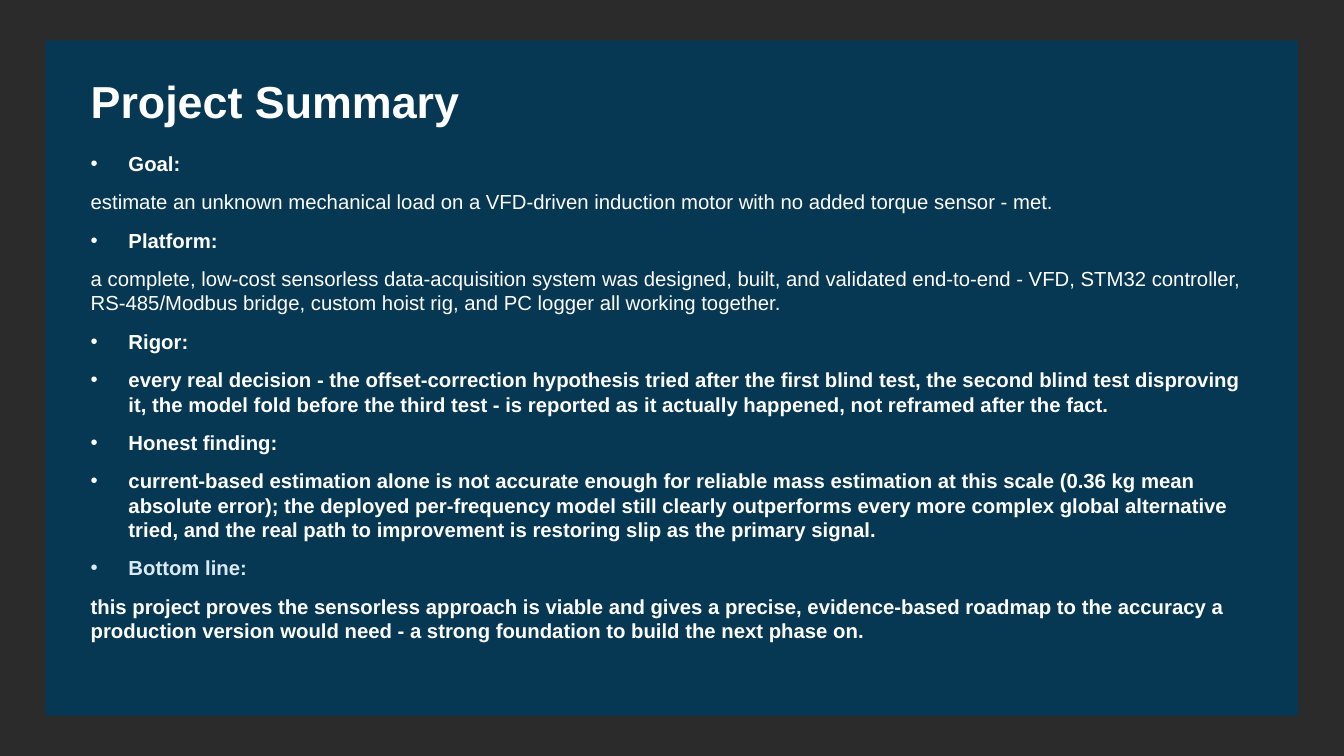
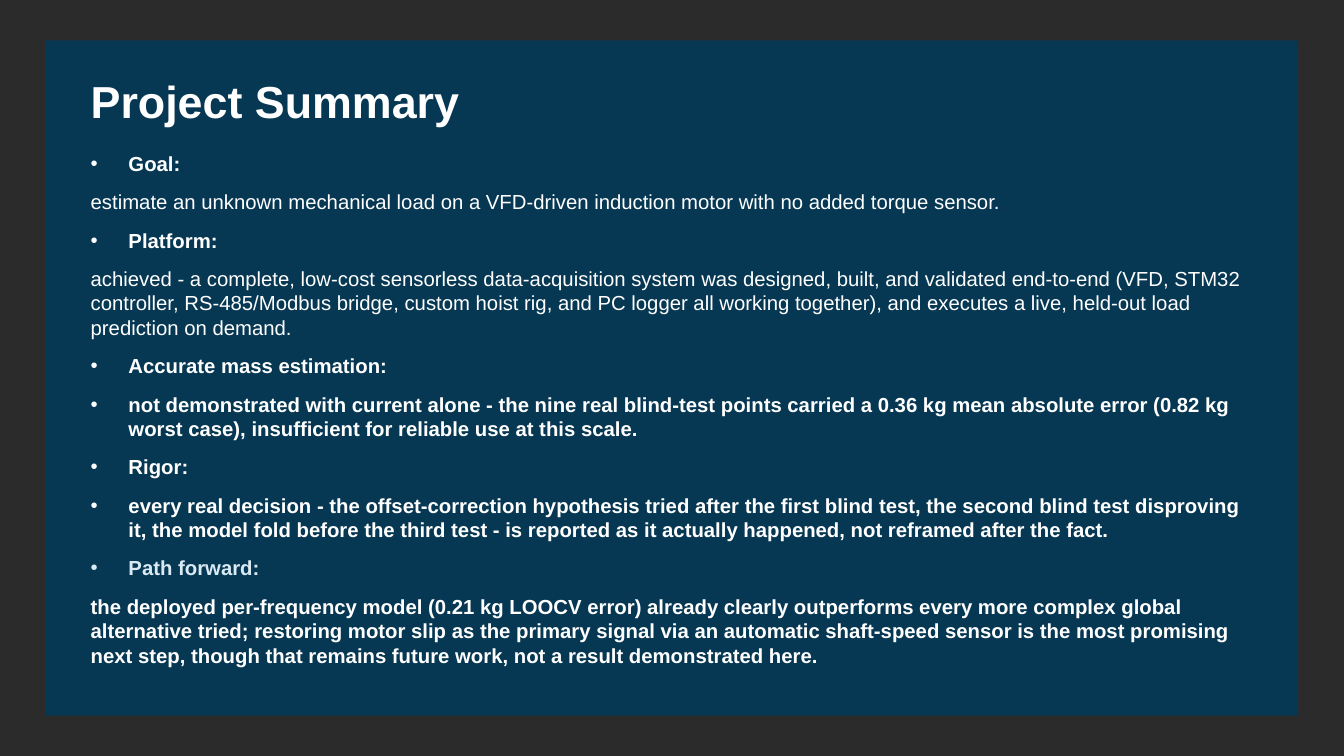
Before and after one commit to David-4529/Capstone, a slide deck: slide 32 of docs/paper/Sensorless_Load_Estimation_Deck_Rev17.pptx (slide 33 before the commit). Drawn at 1344x756 pixels with LibreOffice and Linux fonts; fonts in the diff are those of the drawing; background and template pictures are left out; a plain dark background stands for a picture behind light text. Boxes give left, top, right and bottom in pixels: in the first picture for what was removed or moved away, otherwise in the second. Text is boxed around its words. In the diff, an @@ line names an element or a change of style, - is before the commit and + after.

```diff
--- a/docs/paper/Sensorless_Load_Estimation_Deck_Rev17.pptx
+++ b/docs/paper/Sensorless_Load_Estimation_Deck_Rev17.pptx
@@ text at [91, 194, 1000, 214]: text changed @@
-estimate an unknown mechanical load on a VFD-driven induction motor with no added torque sensor - met.
+estimate an unknown mechanical load on a VFD-driven induction motor with no added torque sensor.
@@ text at [91, 271, 1240, 441]: text changed @@
-a complete, low-cost sensorless data-acquisition system was designed, built, and validated end-to-end - VFD, STM32 controller, RS-485/Modbus bridge, custom hoist rig, and PC logger all working together.
+achieved - a complete, low-cost sensorless data-acquisition system was designed, built, and validated end-to-end (VFD, STM32 controller, RS-485/Modbus bridge, custom hoist rig, and PC logger all working together), and executes a live, held-out load prediction on demand.
+• Accurate mass estimation:
+• not demonstrated with current alone - the nine real blind-test points carried a 0.36 kg mean absolute error (0.82 kg worst case), insufficient for reliable use at this scale.
@@ text at [91, 560, 1228, 668]: text changed @@
-• Honest finding:
-• current-based estimation alone is not accurate enough for reliable mass estimation at this scale (0.36 kg mean absolute error); the deployed per-frequency model still clearly outperforms every more complex global alternative tried, and the real path to improvement is restoring slip as the primary signal.
-• Bottom line:
-this project proves the sensorless approach is viable and gives a precise, evidence-based roadmap to the accuracy a production version would need - a strong foundation to build the next phase on.
+• Path forward:
+the deployed per-frequency model (0.21 kg LOOCV error) already clearly outperforms every more complex global alternative tried; restoring motor slip as the primary signal via an automatic shaft-speed sensor is the most promising next step, though that remains future work, not a result demonstrated here.
```
Also in this commit, not shown: 2 other slides changed, 1 slide removed.
